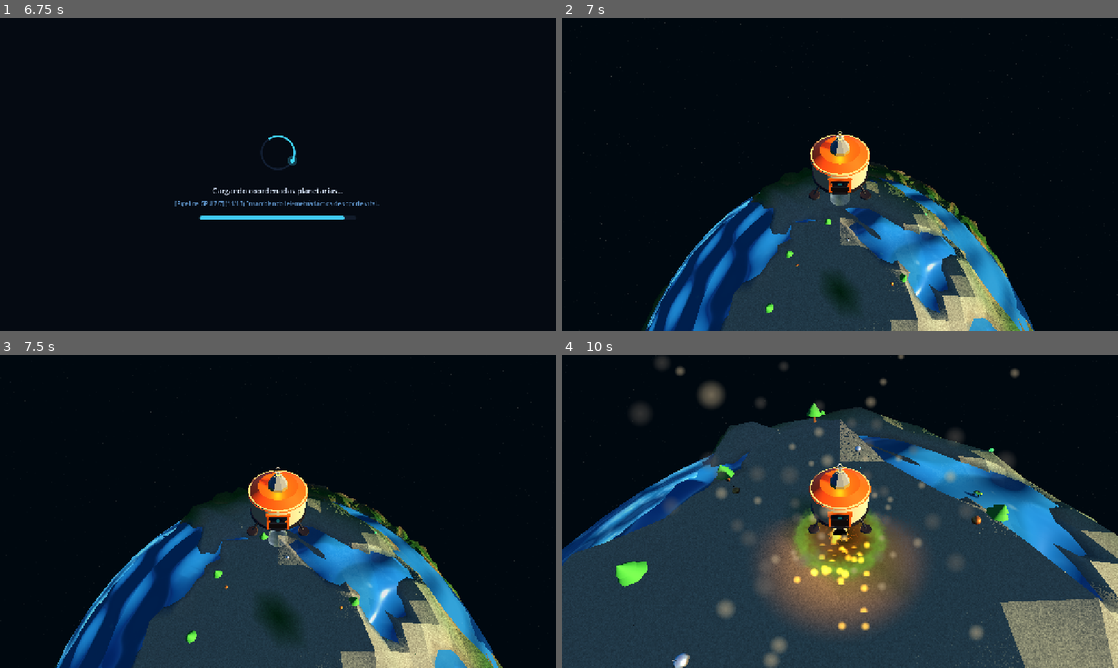
Above: before the commit, frames 1-4 (two rows, left to right).
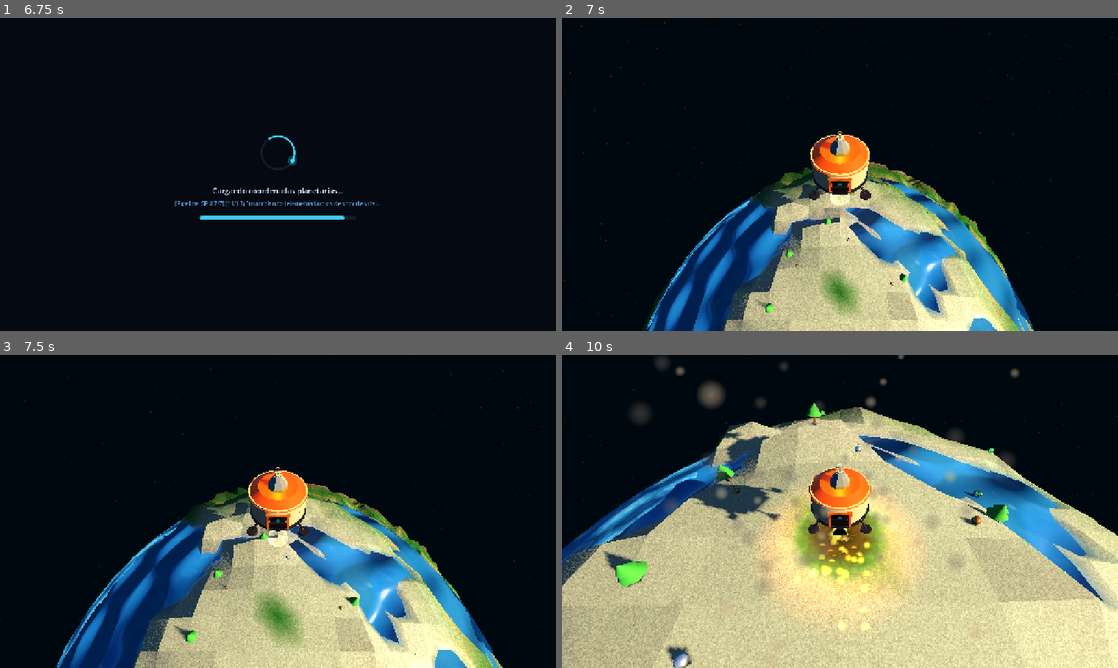
Above: after the commit, the same moments.

Repository: nicolasbuelvas/CIVITUS
Game: Godot game, scene res://scenes/screens/boot_splash.tscn
Two runs of this game, one before a commit and one after it. Both use one fixed random seed, a clock stepped at 60 frames per second and the inputs below. Video files are missing from this copy of the repository; at most half a second of black plays in their place. Sound files missing from this copy of the repository are replaced by a short silence.
Inputs (mouse positions are in pixels of both pictures, inside the frame that each line leads up to):
- Up to frame 1 (6.75 s): tap Enter at 0.5, 6.5 s; move the mouse to (400, 158) at 0.52 s; hold D (move_right) 0.53-1.25 s; hold Left (rotate_cam_left) 0.53-1.25 s; click (400, 158) at 0.67 s; tap Space (jump_thrust) at 1.25 s; drag from (166, 190) to (250, 237) at 1.27 s; move the mouse to (333, 105) at 2.02 s; hold D (move_right) 2.03-2.75 s; hold Shift (sprint) 2.03-2.75 s; click (44, 108) at 2.75 s; click (38, 108) at 3.5 s; click (528, 39) at 4.25 s; click (528, 39) at 5 s; click (528, 309) at 5.75 s; drag from (250, 237) to (111, 127) at 6.52 s
- Up to frame 2 (7 s): no input
- Up to frame 3 (7.5 s): move the mouse to (444, 558) at 7.27 s; hold A (move_left) from 7.28 s (still down); tap L at 7.35 s
- Up to frame 4 (10 s): release A (move_left) at 8 s; drag from (673, 464) to (756, 433) at 8.02 s; move the mouse to (867, 511) at 8.77 s; hold S (move_backward) 8.78-9.5 s; tap Enter at 8.85 s; click (867, 511) at 8.92 s; drag from (756, 433) to (728, 527) at 9.52 s

Frame 1 is identical in both runs. In frame 2, 14% of the frame differs, in the area x 29-85%, y 46-100%; in frame 3, 19%; in frame 4, 53%, in the area x 0-100%, y 16-100%.

Commit message:
fix(rendering): transform perturbed terrain normals to view space to make sunlight camera-angle invariant

Diff:
--- a/assets/shaders/planetary_atmosphere.gdshader
+++ b/assets/shaders/planetary_atmosphere.gdshader
@@ -14,9 +14,10 @@
 	float n_dot_v = clamp(dot(NORMAL, VIEW), 0.0, 1.0);
 	float rim = pow(1.0 - n_dot_v, rim_power);
 
-	// Rayleigh forward-scattering on host-star illuminated hemisphere
+	// Rayleigh forward-scattering on host-star illuminated hemisphere (world space normal)
 	vec3 sun_dir_norm = normalize(sun_direction);
-	float sun_factor = clamp(dot(NORMAL, sun_dir_norm), 0.0, 1.0);
+	vec3 world_normal = normalize((INV_VIEW_MATRIX * vec4(NORMAL, 0.0)).xyz);
+	float sun_factor = clamp(dot(world_normal, sun_dir_norm), 0.0, 1.0);
 	float sun_scattering = pow(sun_factor, sun_intensity_power) * 1.5 + 0.12;
 
 	// Sunset golden-crimson reddening along the terminator edge
--- a/assets/shaders/planetary_biome_terrain.gdshader
+++ b/assets/shaders/planetary_biome_terrain.gdshader
@@ -128,10 +128,10 @@
 	float is_shore_wet = 1.0 - smoothstep(0.0, 1.4, dist_to_sea);
 	shaded_terrain = mix(shaded_terrain, shaded_terrain * 0.90, is_shore_wet * 0.40);
 
-	// Normal perturbation for rough micro-relief
-	vec3 perturbed_norm = norm;
+	// Normal perturbation for rough micro-relief in world space, then transformed to view space for Godot PBR
 	float bump = (rock_texture - 0.5) * 0.28 * is_step_top + (cliff_fissures - 0.5) * 0.18 * (1.0 - is_step_top);
-	NORMAL = normalize(norm + tangent * bump + bitangent * bump);
+	vec3 world_perturbed_norm = normalize(norm + tangent * bump + bitangent * bump);
+	NORMAL = normalize((VIEW_MATRIX * vec4(world_perturbed_norm, 0.0)).xyz);
 
 	ALBEDO = shaded_terrain;
 	ROUGHNESS = mix(roughness, 0.18, is_shore_wet);
--- a/assets/shaders/planetary_clouds.gdshader
+++ b/assets/shaders/planetary_clouds.gdshader
@@ -28,9 +28,15 @@
 	               mix(hash3(i + vec3(0,1,1)), hash3(i + vec3(1,1,1)), u.x), u.y), u.z);
 }
 
+varying vec3 v_world_norm;
+
+void vertex() {
+	v_world_norm = normalize((MODEL_MATRIX * vec4(NORMAL, 0.0)).xyz);
+}
+
 void fragment() {
-	// Sphere coordinate projection from vertex normal
-	vec3 norm = normalize(NORMAL);
+	// Sphere coordinate projection from world normal (independent of camera angle)
+	vec3 norm = normalize(v_world_norm);
 
 	// Dual-drift atmospheric wind currents (east-west jet streams)
 	float t = TIME * cloud_speed;
